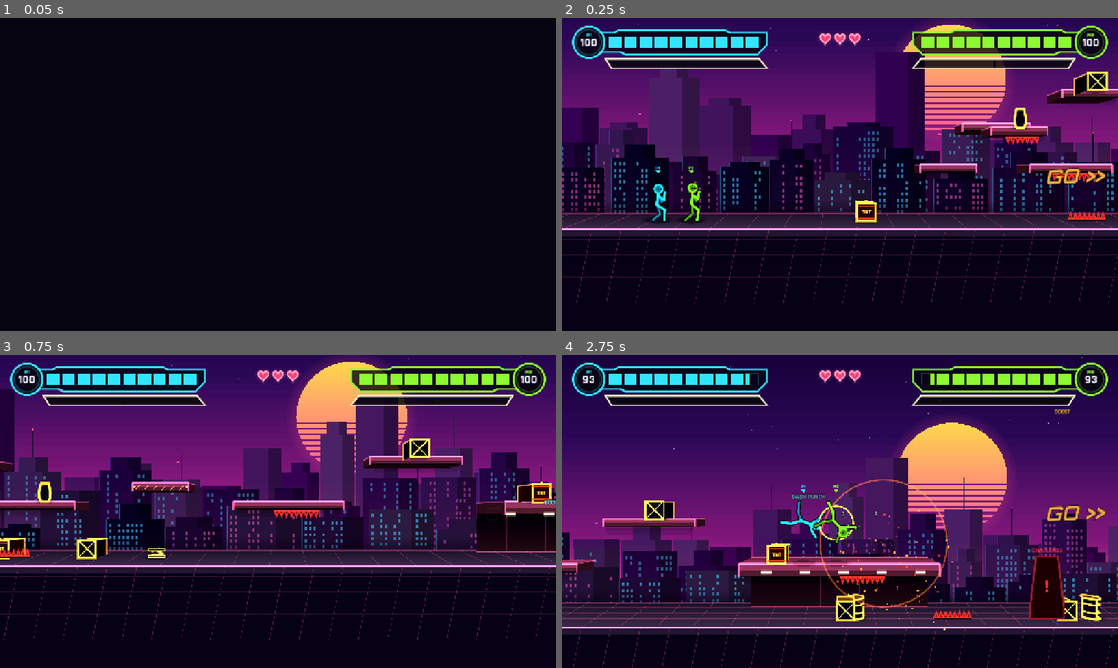
Above: before the commit, frames 1-4 (two rows, left to right).
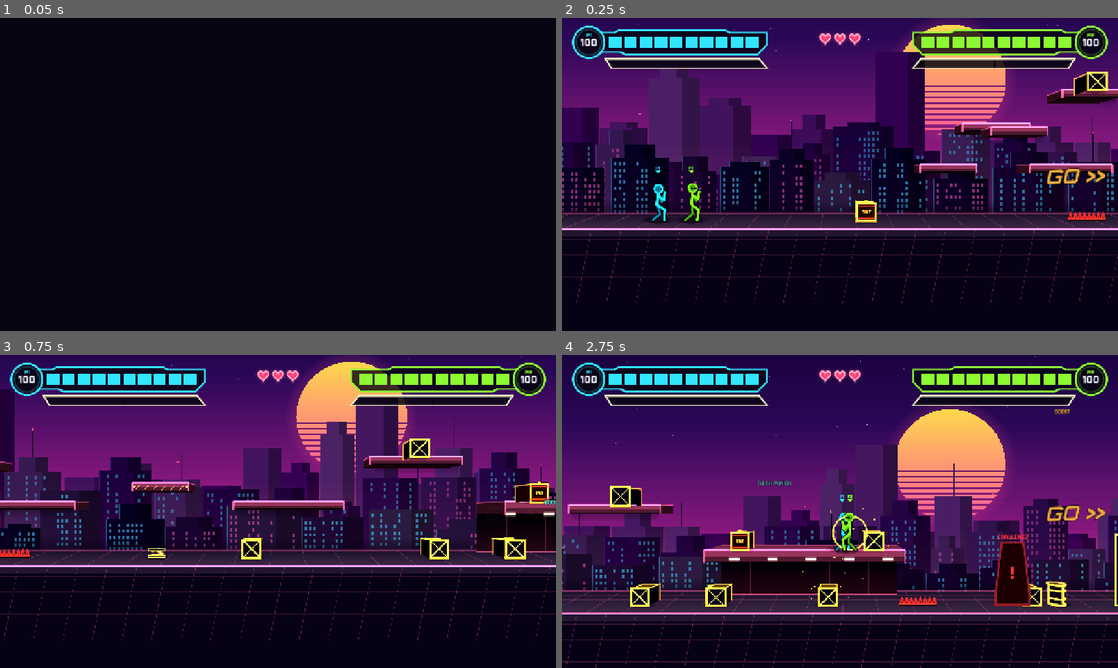
Above: after the commit, the same moments.

Repository: LaMaSi/Multiplayer-fighting-roguelike
Game: Godot game, scene res://tests/shot_tunnel.tscn
Same seed, same stepped clock (60 frames per second), same inputs: the game is played once before the commit and once after it. This scene is started directly instead of the project's main scene.
Inputs (mouse positions are in pixels of both pictures, inside the frame that each line leads up to):
- Up to frame 1 (0.05 s): no input
- Up to frame 2 (0.25 s): no input
- Up to frame 3 (0.75 s): tap Enter at 0.5 s; move the mouse to (400, 495) at 0.52 s; hold D from 0.53 s (still down); tap F at 0.6 s; click (400, 495) at 0.67 s
- Up to frame 4 (2.75 s): tap Space at 0.77 s; release D at 1.25 s; drag from (728, 527) to (812, 574) at 1.27 s; move the mouse to (895, 442) at 2.02 s; hold D from 2.03 s (still down); tap H at 2.1 s

Frame 1 is identical in both runs. In frame 2, 0.4% of the frame differs, in the area x 79-97%, y 28-53%; in frame 3, 1.8%; in frame 4, 32%, in the area x 0-100%, y 0-100%.

Commit message:
Ceiling spikes only high (tips at least half a screen up), hanging from the battle screen ceiling; trail ignores teleports
Co-Authored-By: Claude Sonnet 5.5 <noreply@anthropic.com>
Claude-Session: https://claude.ai/code/session_01C2WewkcjJXyy5xXNjCi8im

Diff:
--- a/scripts/fx/launch_trail.gd
+++ b/scripts/fx/launch_trail.gd
@@ -17,8 +17,12 @@
 
 
 func push(p: Vector2) -> void:
-	if not _pts.is_empty() and (_pts[_pts.size() - 1]["p"] as Vector2).distance_to(p) < 5.0:
-		return
+	if not _pts.is_empty():
+		var d := (_pts[_pts.size() - 1]["p"] as Vector2).distance_to(p)
+		if d < 5.0:
+			return
+		if d > 220.0:
+			_pts.clear()  # the body was teleported (respawn, a test): do not draw a ribbon across the screen
 	_pts.append({"p": p, "t": 0.0})
 	if _pts.size() > MAX_POINTS:
 		_pts.pop_front()
--- a/scripts/levels/arena_ceiling.gd
+++ b/scripts/levels/arena_ceiling.gd
@@ -13,6 +13,7 @@
 var neon := Color(2.0, 0.6, 1.3)
 var _drop := 1.0  ## 1 = lifted away, 0 = in place
 var _body: StaticBody2D
+var _spikes: Array[SpikeTrap] = []  ## enemy-only spikes hanging from the underside, high above everyone's head
 
 
 func setup(left: float, right: float, bottom_y: float, col: Color) -> void:
@@ -32,16 +33,31 @@
 	_body.add_child(cs)
 	_body.position = Vector2((x0 + x1) * 0.5, bottom - 120.0 - SLIDE)
 	add_child(_body)
+	# spike clusters along the underside; the tips are at least half a screen above the ground (SpikeTrap.AIR_MIN_H)
+	var n := maxi(2, int(round((x1 - x0) / 520.0)))
+	for i in n:
+		var st := SpikeTrap.new()
+		st.ceiling = true
+		st.w = 110.0
+		st.enabled = false
+		st.position = Vector2(x0 + (float(i) + 0.5) * (x1 - x0) / float(n), bottom + DepthLayer.PLAT_LIP - SLIDE)
+		add_child(st)
+		_spikes.append(st)
 
 
 func appear() -> void:
 	var tw := create_tween().set_parallel(true)
 	tw.tween_property(self, "_drop", 0.0, 0.5).set_trans(Tween.TRANS_BACK).set_ease(Tween.EASE_OUT)
 	tw.tween_property(_body, "position:y", bottom - 120.0, 0.5).set_trans(Tween.TRANS_BACK).set_ease(Tween.EASE_OUT)
-	tw.chain().tween_callback(Juice.shake.bind(0.2))
+	tw.chain().tween_callback(func() -> void:
+		Juice.shake(0.2)
+		for st in _spikes:
+			st.enabled = true)
 
 
 func leave() -> void:
+	for st in _spikes:
+		st.enabled = false
 	_body.set_deferred("process_mode", Node.PROCESS_MODE_DISABLED)
 	_body.queue_free()
 	var tw := create_tween()
@@ -50,6 +66,8 @@
 
 
 func _process(_d: float) -> void:
+	for st in _spikes:
+		st.position.y = bottom + DepthLayer.PLAT_LIP - _drop * SLIDE  # slides with the slab
 	queue_redraw()
 
 
--- a/scripts/levels/level_base.gd
+++ b/scripts/levels/level_base.gd
@@ -15,7 +15,7 @@
 var ground_segs: Array = []  ## Rect2 (x, top_y, width, depth) pieces of ground; empty = one flat ground. Gaps between pieces are pits.
 var moving_specs: Array = []  ## {rect: Rect2, vertical: bool, travel: float (half), period: float, phase: float}
 var doors_spec: Array = []  ## {x, kind: "challenge" | "shop"}
-var hazards_spec: Array = []  ## {kind: "spikes" | "bumper" | "spring", x}  or  {kind: "ceiling_spikes", x, y (platform underside), w}
+var hazards_spec: Array = []  ## {kind: "spikes" | "bumper" | "spring", x}  or  {kind: "ceiling_spikes", x, y (the underside of what they hang from), w}; ceiling spikes must have their tips at least SpikeTrap.AIR_MIN_H above the ground
 var in_room := false  ## the players are inside a door room (the level itself is paused in place)
 var _room: DoorRoom = null
 var _room_door: Door = null
@@ -217,6 +217,10 @@
 				st.position = pos
 				add_child(st)
 			"ceiling_spikes":
+				var tip_h := ground_top(x) - (float(hz["y"]) + SpikeTrap.H)
+				if tip_h < SpikeTrap.AIR_MIN_H:
+					push_warning("ceiling spikes skipped: tips %.0f px above the ground, minimum is %.0f (half the screen)" % [tip_h, SpikeTrap.AIR_MIN_H])
+					continue
 				var cs := SpikeTrap.new()
 				cs.ceiling = true
 				cs.w = float(hz.get("w", 100.0))
--- a/scripts/levels/streets_level.gd
+++ b/scripts/levels/streets_level.gd
@@ -319,28 +319,6 @@
 				hazards_spec.append({"kind": "spikes" if rng.randf() < 0.7 else "spring", "x": hx})
 				break
 
-	# ceiling spikes: hang under a few raised platforms, but only where the underside is at launch height above the local
-	# ground. They hurt enemies only (an anvil for thrown bodies), so they are never a jumping hazard for the players.
-	var ceil_cands: Array = []
-	for pl: Rect2 in platforms:
-		var under_h := ground_top(pl.get_center().x) - pl.end.y
-		if pl.size.x >= 140.0 and under_h >= SpikeTrap.AIR_MIN_H and under_h <= SpikeTrap.AIR_MAX_H and not tunnel_roofs.has(pl):
-			ceil_cands.append(pl)
-	var n_ceil := 0
-	while n_ceil < 3 and not ceil_cands.is_empty():
-		var ci2 := rng.randi() % ceil_cands.size()
-		var cp: Rect2 = ceil_cands[ci2]
-		ceil_cands.remove_at(ci2)
-		if rng.randf() < 0.7:
-			var cw := minf(cp.size.x * 0.6, 120.0)
-			hazards_spec.append({"kind": "ceiling_spikes", "x": cp.get_center().x + rng.randf_range(-cp.size.x * 0.12, cp.size.x * 0.12), "y": cp.end.y + DepthLayer.PLAT_LIP, "w": cw})
-			n_ceil += 1
-
-	# in a tunnel: sometimes ceiling spikes under the roof (throw enemies into them), always a few containers on the roof
-	for roof2: Rect2 in tunnel_roofs:
-		if rng.randf() < 0.6:
-			hazards_spec.append({"kind": "ceiling_spikes", "x": roof2.get_center().x + rng.randf_range(-roof2.size.x * 0.2, roof2.size.x * 0.2), "y": roof2.end.y + DepthLayer.TUNNEL_EXTRA + DepthLayer.PLAT_LIP, "w": 120.0})
-
 	# containers: on solid ground or on a platform, never over a pit
 	var n_props: int = {"fight": 10, "elite": 12, "treasure": 22, "boss": 5}.get(t, 10)
 	for i in n_props:
--- a/scripts/levels/training_level.gd
+++ b/scripts/levels/training_level.gd
@@ -10,7 +10,7 @@
 		Rect2(400, 450, 260, PLAT_H), Rect2(800, 450, 260, PLAT_H), Rect2(1250, 450, 300, PLAT_H),
 		Rect2(1700, 450, 300, PLAT_H), Rect2(2100, 450, 320, PLAT_H), Rect2(2600, 450, 260, PLAT_H),
 	]
-	hazards_spec = [{"kind": "spikes", "x": 620.0}, {"kind": "bumper", "x": 1950.0}, {"kind": "spring", "x": 1200.0}, {"kind": "spring", "x": 2450.0}, {"kind": "spikes", "x": 2750.0}, {"kind": "ceiling_spikes", "x": 930.0, "y": 472.0, "w": 120.0}]
+	hazards_spec = [{"kind": "spikes", "x": 620.0}, {"kind": "bumper", "x": 1950.0}, {"kind": "spring", "x": 1200.0}, {"kind": "spring", "x": 2450.0}, {"kind": "spikes", "x": 2750.0}]
 	props_spec = [[700, "crate"], [760, "barrel"], [1500, "vase"], [1560, "crate"], [2300, "barrel"], [1800, "crate", 450], [1050, "explosive"], [1650, "explosive"]]
 
 
--- a/scripts/props/spike_trap.gd
+++ b/scripts/props/spike_trap.gd
@@ -6,13 +6,14 @@
 
 const W := 100.0
 const H := 18.0
-## Ceiling spikes hang under a platform. They only exist for the enemies: they are an anvil for thrown and launched
-## bodies, never a hazard for the players' own jumps.
-const AIR_MIN_H := 110.0  ## the underside must be at least this far above the local ground
-const AIR_MAX_H := 270.0  ## ... and at most this far (launch height of a thrown enemy)
+## Ceiling spikes hang high. Their tips are never lower than half the screen height above the ground (measured at the
+## closest camera zoom), so characters can always walk and jump freely underneath. They only hurt enemies: they are an
+## anvil for thrown and launched bodies. In practice they hang from the battle screen's ceiling.
+const AIR_MIN_H := 720.0 / CameraRig.MAX_ZOOM * 0.5  ## minimum height of the spike TIPS above the local ground (~424 px)
 const COL := Color(2.2, 0.35, 0.3)
 
-var ceiling := false  ## hangs from the underside of a platform, pointing down; only hurts enemies
+var ceiling := false  ## hangs from a ceiling, pointing down; only hurts enemies
+var enabled := true  ## off while the ceiling carrying them is still sliding in or out
 var w := W
 var _cd: Dictionary = {}  # actor instance id -> seconds until it can be hurt again
 var _t := 0.0
@@ -25,6 +26,8 @@
 
 
 func _physics_process(delta: float) -> void:
+	if not enabled:
+		return
 	_t += delta
 	_flash = maxf(0.0, _flash - delta * 3.0)
 	for k in _cd.keys():
--- a/tests/props_test.gd
+++ b/tests/props_test.gd
@@ -52,27 +52,36 @@
 	crate._break(null)
 	await frames(40)
 	check(p.global_position.y > py0 + 20.0, "player falls when the crate is destroyed")
-	# 4. ceiling spikes: a walking enemy is unharmed, a launched one is hit
+	# 4. ceiling spikes: never lower than half a screen; a walking enemy is unharmed, a flung one is hit, players never
+	check(SpikeTrap.AIR_MIN_H >= 420.0, "ceiling spikes must keep their tips >= %.0f px above the ground (half a screen)" % SpikeTrap.AIR_MIN_H)
+	var before := lv.get_children().filter(func(n: Node) -> bool: return n is SpikeTrap and (n as SpikeTrap).ceiling).size()
+	lv.hazards_spec = [{"kind": "ceiling_spikes", "x": 1400.0, "y": gy - 150.0, "w": 100.0}]  # far too low: must be refused
+	lv._spawn_hazards()
+	var after := lv.get_children().filter(func(n: Node) -> bool: return n is SpikeTrap and (n as SpikeTrap).ceiling).size()
+	check(after == before, "ceiling spikes hanging at 150 px are refused")
+	var tip_y := gy - SpikeTrap.AIR_MIN_H - 10.0
+	lv.hazards_spec = [{"kind": "ceiling_spikes", "x": 1400.0, "y": tip_y - SpikeTrap.H, "w": 100.0}]
+	lv._spawn_hazards()
 	var spike: SpikeTrap = null
 	for n in lv.get_children():
 		if n is SpikeTrap and (n as SpikeTrap).ceiling:
 			spike = n
-	check(spike != null, "the training level has ceiling spikes")
+	check(spike != null, "ceiling spikes high enough are accepted")
 	if spike != null:
 		var e: Enemy = lv.spawn_enemy("thug", Vector2(spike.position.x, gy - 1.0))
 		await frames(20)
 		var hp0 := e.hp
 		await frames(40)
-		check(e.hp >= hp0, "a walking enemy under the platform is not hurt")
-		e.global_position = Vector2(spike.position.x, spike.position.y + 40.0)
-		e.velocity = Vector2(0.0, -400.0)
-		await frames(6)
+		check(e.hp >= hp0, "a walking enemy is not hurt")
+		e.global_position = Vector2(spike.position.x, spike.position.y + 60.0)
+		e.thrown(Vector2(0.0, -400.0), lv.fighters[0])
+		await frames(8)
 		check(e.hp < hp0, "an enemy flung up into the ceiling spikes is hurt (hp %.0f -> %.0f)" % [hp0, e.hp])
 		var ph := lv.fighters[1].hp
-		lv.fighters[1].global_position = Vector2(spike.position.x, spike.position.y + 40.0)
+		lv.fighters[1].global_position = Vector2(spike.position.x, spike.position.y + 60.0)
 		lv.fighters[1].velocity = Vector2(0.0, -300.0)
 		await frames(10)
-		check(lv.fighters[1].hp >= ph, "a player jumping into the ceiling spikes is not hurt")
+		check(lv.fighters[1].hp >= ph, "a player is not hurt by them")
 	if args.size() > 0:
 		# screenshot: crate, barrel with a player on top, ceiling spikes
 		var seg := lv.ground_top(300.0)
--- a/tests/shot_tunnel.gd
+++ b/tests/shot_tunnel.gd
@@ -77,6 +77,12 @@
 		f.global_position = Vector2(ex + (-60.0 if f == lv.fighters[0] else 60.0), lv.ground_top(ex) - 1.0)
 	await frames(70)
 	check(lv._ceiling != null, "the arena has a ceiling while locked")
+	var cs := lv._ceiling._spikes
+	check(cs.size() >= 2, "the arena ceiling carries spike clusters (%d)" % cs.size())
+	var low := 1.0e9
+	for st in cs:
+		low = minf(low, lv.ground_y - (st.global_position.y + SpikeTrap.H))
+	check(low >= SpikeTrap.AIR_MIN_H, "every ceiling spike tip is at least half a screen up (lowest tip %.0f px, minimum %.0f)" % [low, SpikeTrap.AIR_MIN_H])
 	var e: Enemy = lv.spawn_enemy("dummy", Vector2(ex, lv.ground_y - 200.0))
 	await frames(3)
 	e.thrown(Vector2(0.0, -4200.0), lv.fighters[0])  # flung straight up, much higher than any arena
Not shown, changed: docs/LEVELS.md
